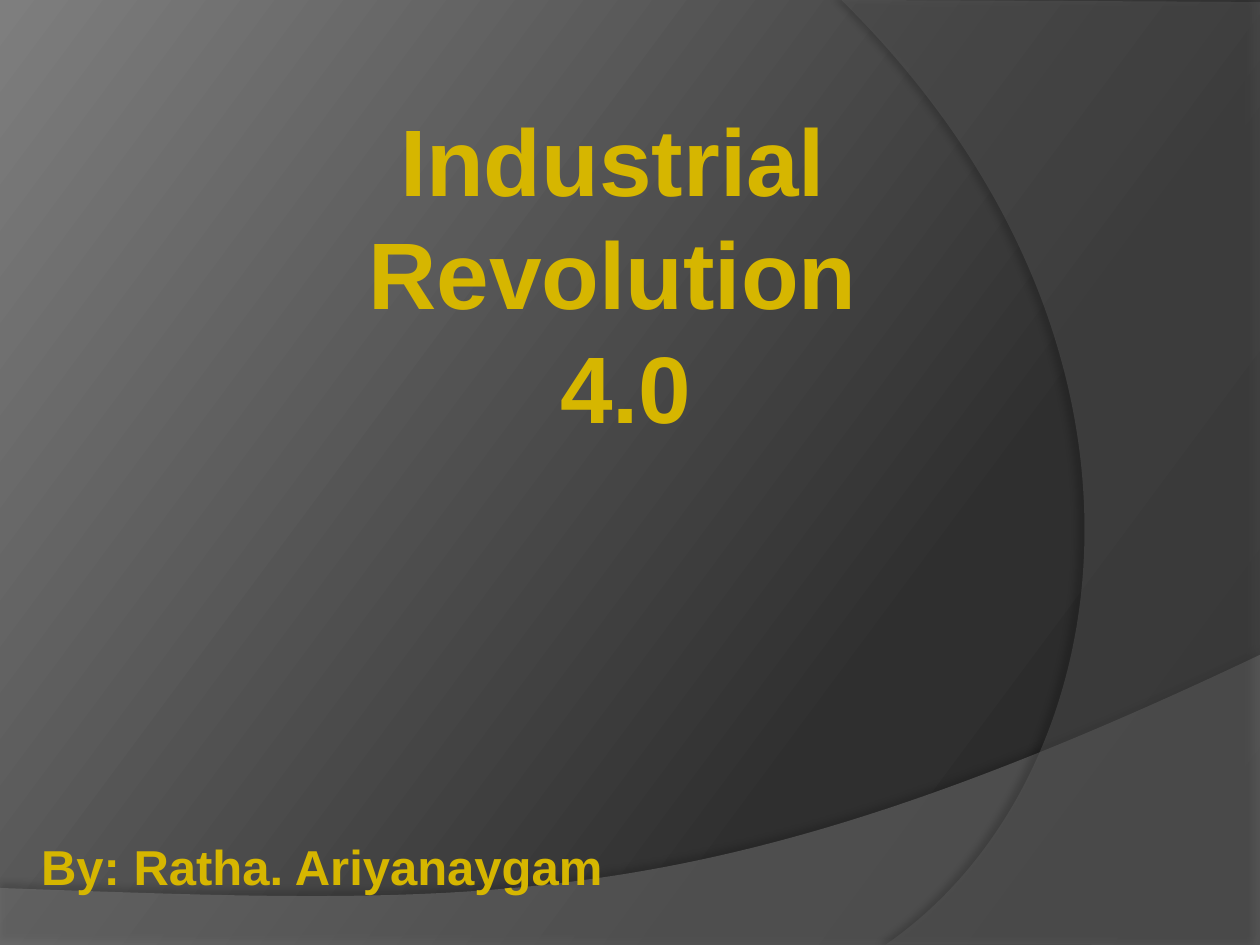
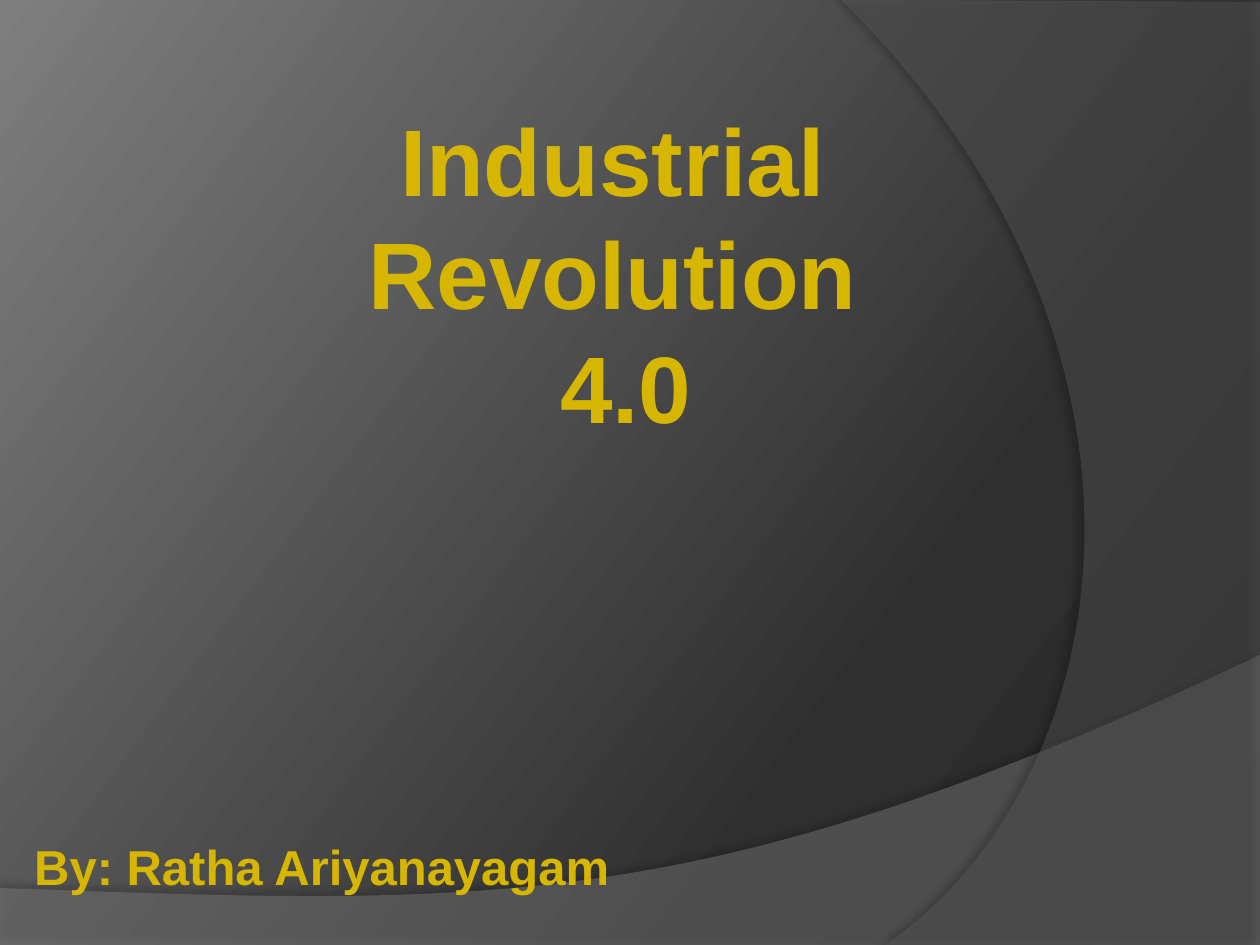
Before and after one commit to nightmarebat/nightmarebat.github.io, a slide deck: slide 1 of documents/hardware presation.pptx. Drawn at 1260x945 pixels with LibreOffice and Linux fonts; fonts in the diff are those of the drawing. Boxes give left, top, right and bottom in pixels: in the first picture for what was removed or moved away, otherwise in the second. Text is boxed around its words. In the diff, an @@ line names an element or a change of style, - is before the commit and + after.

```diff
--- a/documents/hardware presation.pptx
+++ b/documents/hardware presation.pptx
@@ text at [34,849,609,895]: text changed @@
-By: Ratha. Ariyanaygam
+By: Ratha Ariyanayagam
```
Also in this commit, not shown: 3 other slides changed.
